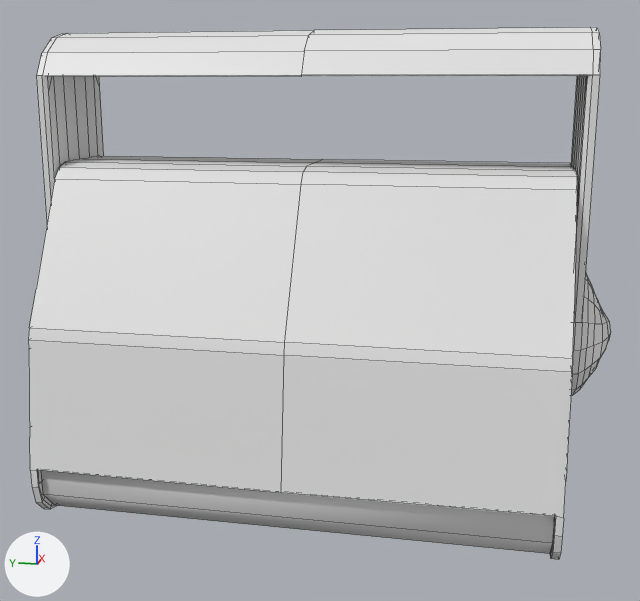
The Blender file File di blender/Youssef/cassa audio.blend: old version first, new version second.
Both versions are drawn from a 50 mm camera at (-7.08, -0.7, 2.04) aimed at (-1.41, 0.43, 0.63). The lights are fixed; the arrows at lower left show +X, +Y and +Z. Mesh edges are drawn as thin lines.
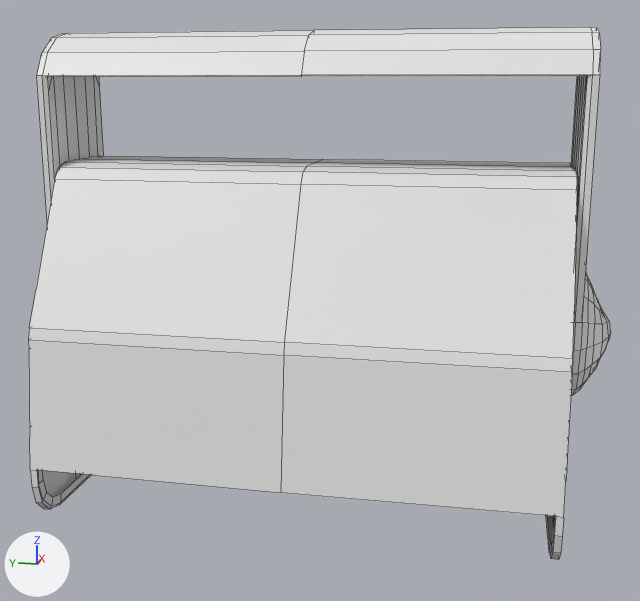
The change in detail:
me_cube_001 has 322 vertices, 284 faces and spans x -1.0..1.0, y -1.93..0.0, z -1.95..1.1.
me_cube_001 is used by ob_cube_001; location (-1.364, 0.473, 1.265).
Verts and faces of me_cube_001; kept vertices keep their numbers, new ones are numbered from 322.
Before the commit, vertices of me_cube_001: 1 (-0.99, -1.58, -1.58) at pixel (555, 515), 2 (-1.0, -1.58, -1.58) at pixel (555, 516), 3 (-0.95, -1.58, -1.58), 8 (-1.0, -1.58, -1.7) at pixel (554, 535), 13 (-0.93, -1.58, -1.68).
Before the commit, vertices of me_cube_001: 16 (-0.99, -1.58, -1.58) at pixel (555, 515), 44 (-0.99, 0.0, -1.59), 46 (-0.95, 0.0, -1.59), 60 (-0.99, -1.58, -1.69) at pixel (554, 532), 67 (-0.93, -1.58, -1.58).
Part 1, on me_cube_001:
Vertices deleted: 16, 44 (with the faces that use them).
New faces: (1, 60, 8, 2), (1, 67, 13, 60).
Object 'Cube.002' (ob_cube_002) is now hidden.

Pixel boxes (x1, y1, x2, y2) of what changed, in the pictures (640 x 601 px; the box of a moved part takes in the faces that stretch with it):
'Cube.002', hidden
    before: (41, 470, 554, 554)
part 1 of me_cube_001, moved or reshaped
    both: (37, 470, 556, 532)
